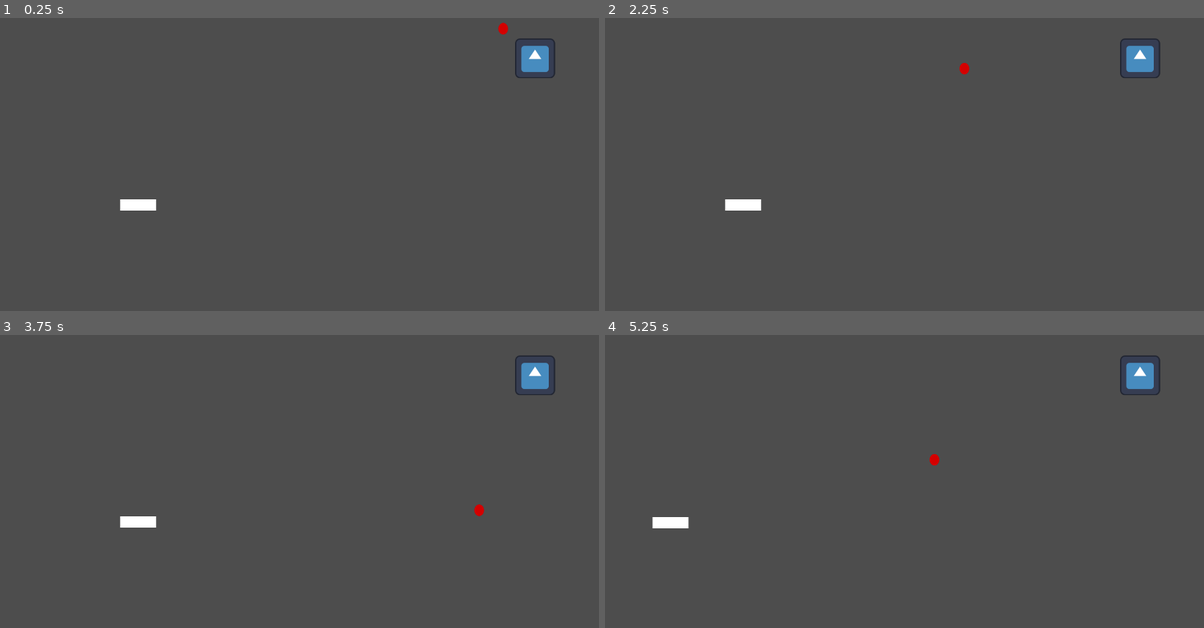
Above: before the commit, frames 1-4 (two rows, left to right).
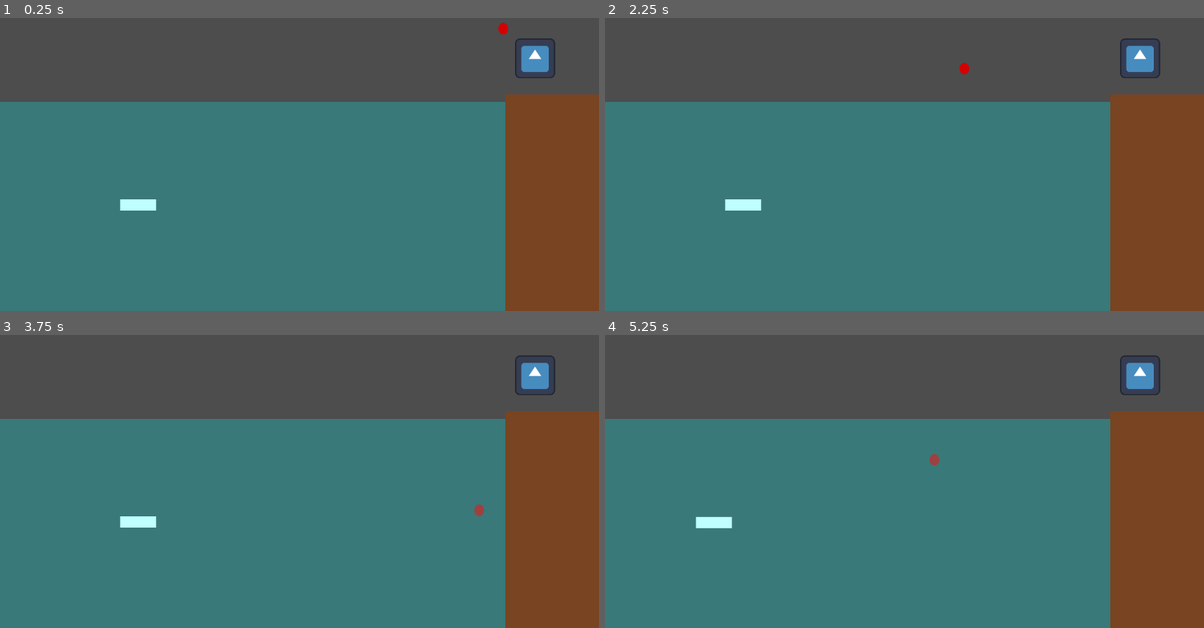
Above: after the commit, the same moments.

Repository: RajwolChapagain/Fishing-Mini-Game
Game: Godot game, scene res://main.tscn
Same seed, same stepped clock (60 frames per second), same inputs: the game is played once before the commit and once after it. The engine's default icon, where the game draws it, is replaced by a stand-in: a white triangle on a blue panel in a dark square.
Inputs (mouse positions are in pixels of both pictures, inside the frame that each line leads up to):
- Up to frame 1 (0.25 s): no input
- Up to frame 2 (2.25 s): tap Enter at 0.5, 2 s; move the mouse to (1036, 126) at 0.52 s; press the mouse at (1036, 126) at 0.53 s; tap Space at 1.25 s; move the mouse to (784, 158) at 1.27 s; release the mouse at (784, 158) at 1.28 s; click (784, 158) at 1.35 s; move the mouse to (964, 67) at 2.02 s; press the mouse at (964, 67) at 2.03 s
- Up to frame 3 (3.75 s): tap Space at 2.75 s; move the mouse to (269, 528) at 2.77 s; release the mouse at (269, 528) at 2.78 s; click (269, 528) at 2.85 s; tap Enter at 3.5 s; move the mouse to (479, 510) at 3.52 s; press the mouse at (479, 510) at 3.53 s
- Up to frame 4 (5.25 s): tap Space at 4.25 s; move the mouse to (724, 408) at 4.27 s; release the mouse at (724, 408) at 4.28 s; click (724, 408) at 4.35 s; move the mouse to (934, 460) at 5.02 s; press the mouse at (934, 460) at 5.03 s

The runs differ from the first frame. In frame 1, 72% of the frame differs, in the area x 0-100%, y 26-100%; in frame 2, 72%; in frame 3, 72%; in frame 4, 72%.

Commit message:
Change movement code for fish
Also add water and shore

Diff:
--- a/fish.gd
+++ b/fish.gd
@@ -3,18 +3,21 @@
 @export var speed = 400
 @export var move_radius = 400
 
-func move_to_pos(pos):
-	var direction = global_position.direction_to(pos)
+@onready var target = global_position
 
-	while global_position.distance_to(pos) > 10:
+func _physics_process(_delta):
+	move_to_target()
+
+func move_to_target():
+	var direction = global_position.direction_to(target)
+
+	if global_position.distance_to(target) > 10:
 		position += speed * direction * get_physics_process_delta_time()
-		await get_tree().physics_frame
-
 
 func _on_vision_radius_area_entered(area):
 	if area.name == "Bobber":
 		print("Fish sees Bobber")
-		move_to_pos(area.global_position)
+		target = area.global_position
 
 func _on_move_timer_timeout():
-	move_to_pos(global_position + Vector2(randi_range(-move_radius, move_radius), randi_range(-move_radius, move_radius)))
+	target += Vector2(randi_range(-move_radius, move_radius), randi_range(-move_radius, move_radius))
--- a/fish.tscn
+++ b/fish.tscn
@@ -11,7 +11,6 @@
 
 [node name="Fish" type="Area2D"]
 script = ExtResource("1_grt64")
-speed = 2000
 
 [node name="Sprite2D" type="Sprite2D" parent="."]
 texture = ExtResource("1_6yim1")
--- a/main.tscn
+++ b/main.tscn
@@ -1,7 +1,9 @@
-[gd_scene load_steps=3 format=3 uid="uid://c2cb00obmhn3l"]
+[gd_scene load_steps=5 format=3 uid="uid://c2cb00obmhn3l"]
 
 [ext_resource type="PackedScene" uid="uid://bdoobp6pin4av" path="res://fisherman.tscn" id="1_dtfvh"]
 [ext_resource type="PackedScene" uid="uid://bvawk2vpl1hjl" path="res://fish.tscn" id="2_yn54d"]
+[ext_resource type="Texture2D" uid="uid://c83khtkssquwj" path="res://shore.svg" id="3_55j4r"]
+[ext_resource type="Texture2D" uid="uid://bwl1p2mgpb74" path="res://water.svg" id="4_0fkf5"]
 
 [node name="Main" type="Node2D"]
 
@@ -10,3 +12,11 @@
 
 [node name="Fish" parent="." instance=ExtResource("2_yn54d")]
 position = Vector2(443, 740)
+
+[node name="Shore" type="Sprite2D" parent="."]
+position = Vector2(1770, 732)
+texture = ExtResource("3_55j4r")
+
+[node name="Water" type="Sprite2D" parent="."]
+position = Vector2(810, 744)
+texture = ExtResource("4_0fkf5")
--- /dev/null
+++ b/shore.svg
@@ -0,0 +1,57 @@
+<?xml version="1.0" encoding="UTF-8" standalone="no"?>
+<!-- Created with Inkscape (http://www.inkscape.org/) -->
+
+<svg
+   width="300"
+   height="696.42639"
+   viewBox="0 0 79.374998 184.26282"
+   version="1.1"
+   id="svg1"
+   inkscape:version="1.3.1 (91b66b0783, 2023-11-16)"
+   sodipodi:docname="Fishing Mini-Game Items.svg"
+   xmlns:inkscape="http://www.inkscape.org/namespaces/inkscape"
+   xmlns:sodipodi="http://sodipodi.sourceforge.net/DTD/sodipodi-0.dtd"
+   xmlns="http://www.w3.org/2000/svg"
+   xmlns:svg="http://www.w3.org/2000/svg">
+  <sodipodi:namedview
+     id="namedview1"
+     pagecolor="#ffffff"
+     bordercolor="#000000"
+     borderopacity="0.25"
+     inkscape:showpageshadow="2"
+     inkscape:pageopacity="0.0"
+     inkscape:pagecheckerboard="true"
+     inkscape:deskcolor="#d1d1d1"
+     inkscape:document-units="px"
+     inkscape:zoom="0.3535534"
+     inkscape:cx="840.04283"
+     inkscape:cy="576.99912"
+     inkscape:window-width="1600"
+     inkscape:window-height="930"
+     inkscape:window-x="-6"
+     inkscape:window-y="-6"
+     inkscape:window-maximized="1"
+     inkscape:current-layer="layer1" />
+  <defs
+     id="defs1" />
+  <g
+     inkscape:label="Layer 1"
+     inkscape:groupmode="layer"
+     id="layer1"
+     transform="translate(-428.625,-101.48719)">
+    <rect
+       style="fill:#784421;stroke-width:0.27303"
+       id="rect2"
+       width="79.375"
+       height="184.26282"
+       x="428.625"
+       y="101.48719" />
+    <rect
+       style="fill:#00ffff;fill-opacity:0.25;stroke-width:0.280809"
+       id="rect3"
+       width="428.34714"
+       height="177.67804"
+       x="0.27787933"
+       y="108.07195" />
+  </g>
+</svg>
--- /dev/null
+++ b/water.svg
@@ -0,0 +1,63 @@
+<?xml version="1.0" encoding="UTF-8" standalone="no"?>
+<!-- Created with Inkscape (http://www.inkscape.org/) -->
+
+<svg
+   width="1620"
+   height="671.53906"
+   viewBox="0 0 428.62499 177.67804"
+   version="1.1"
+   id="svg1"
+   inkscape:version="1.3.1 (91b66b0783, 2023-11-16)"
+   sodipodi:docname="Fishing Mini-Game Items.svg"
+   xmlns:inkscape="http://www.inkscape.org/namespaces/inkscape"
+   xmlns:sodipodi="http://sodipodi.sourceforge.net/DTD/sodipodi-0.dtd"
+   xmlns="http://www.w3.org/2000/svg"
+   xmlns:svg="http://www.w3.org/2000/svg">
+  <sodipodi:namedview
+     id="namedview1"
+     pagecolor="#ffffff"
+     bordercolor="#000000"
+     borderopacity="0.25"
+     inkscape:showpageshadow="2"
+     inkscape:pageopacity="0.0"
+     inkscape:pagecheckerboard="true"
+     inkscape:deskcolor="#d1d1d1"
+     inkscape:document-units="px"
+     inkscape:zoom="0.3535534"
+     inkscape:cx="840.04283"
+     inkscape:cy="576.99912"
+     inkscape:window-width="1600"
+     inkscape:window-height="930"
+     inkscape:window-x="-6"
+     inkscape:window-y="-6"
+     inkscape:window-maximized="1"
+     inkscape:current-layer="layer1" />
+  <defs
+     id="defs1" />
+  <g
+     inkscape:label="Layer 1"
+     inkscape:groupmode="layer"
+     id="layer1"
+     transform="translate(0,-108.07196)">
+    <rect
+       style="fill:#784421;stroke-width:0.27303"
+       id="rect2"
+       width="79.375"
+       height="184.26282"
+       x="428.625"
+       y="101.48719"
+       inkscape:export-filename="..\Godot\Fishing-Mini-Game\shore.svg"
+       inkscape:export-xdpi="96"
+       inkscape:export-ydpi="96" />
+    <rect
+       style="fill:#00ffff;fill-opacity:0.25;stroke-width:0.2809"
+       id="rect3"
+       width="428.625"
+       height="177.67804"
+       x="-5.6843419e-14"
+       y="108.07196"
+       inkscape:export-filename="..\Godot\Fishing-Mini-Game\rect3.svg"
+       inkscape:export-xdpi="96"
+       inkscape:export-ydpi="96" />
+  </g>
+</svg>
Not shown, added: shore.svg.import
Not shown, added: water.svg.import
